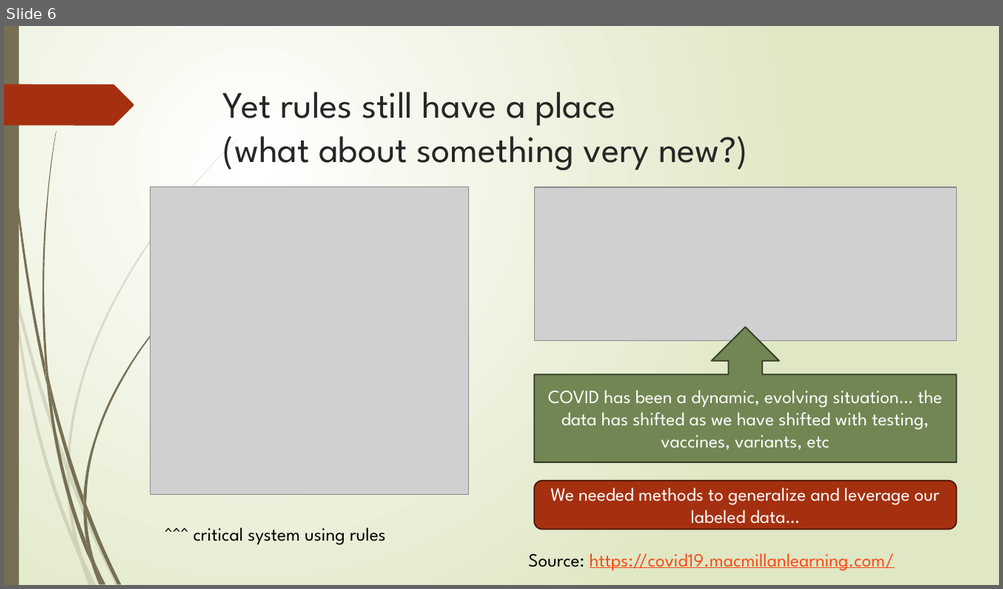
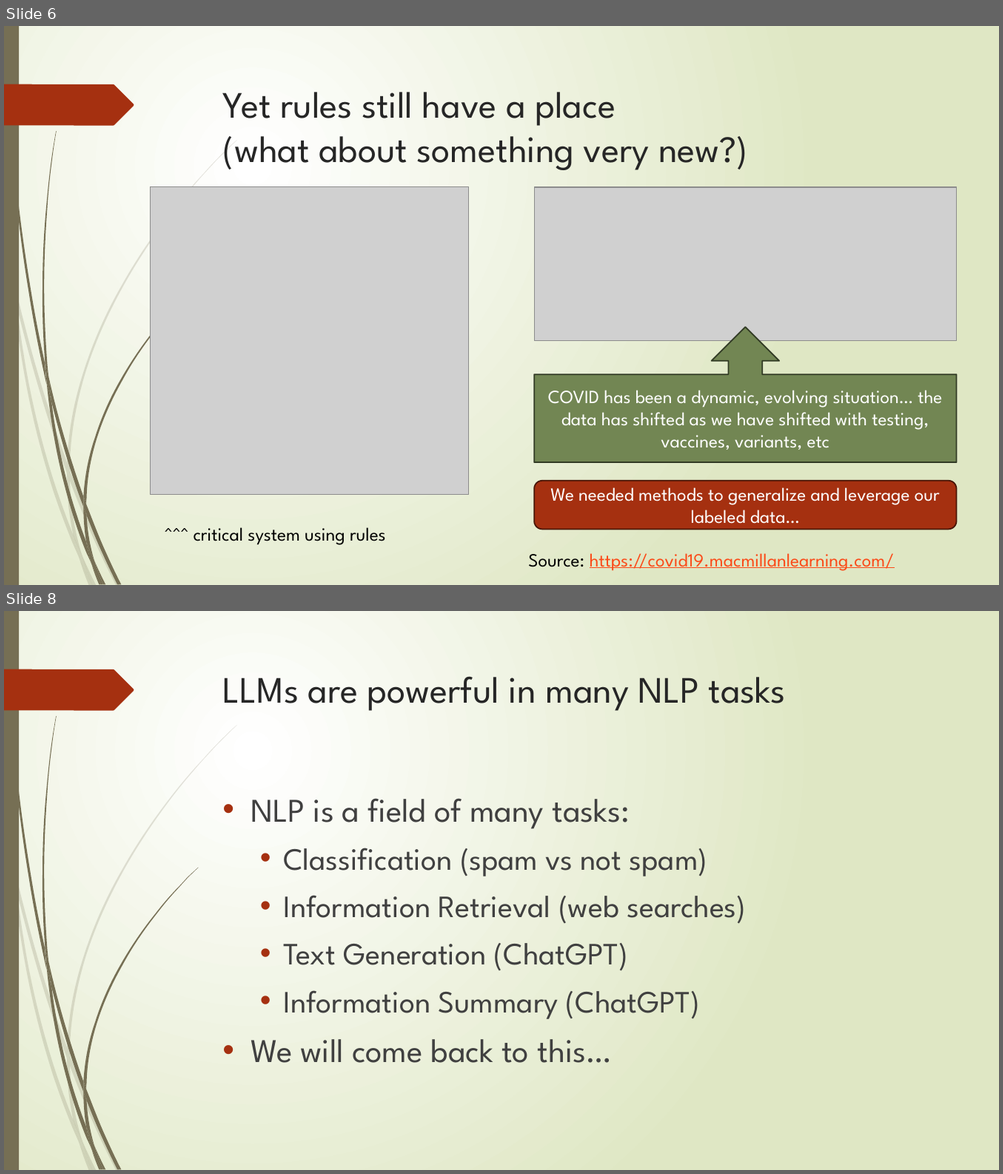
Before and after one commit to abchapman93/delphi-nlp-2024-dev, a slide deck: Slidedecks_ML/2024_Delphi_NLP_with_ML_Part_1.pptx. Shown one above the other, each under a label of ours: slide 6 before the commit, slides 6 and 8 after it; the slides between them are not shown. The pictures are 1003x589 and 1003x1174 pixels, drawn with LibreOffice and Linux fonts; fonts in the diff are those of the drawing; grey boxes stand for pictures. Boxes give left, top, right and bottom in pixels: in the first picture for what was removed or moved away, otherwise in the second. Text is boxed around its words. In the diff, an @@ line names an element or a change of style, - is before the commit and + after.

```diff
--- a/Slidedecks_ML/2024_Delphi_NLP_with_ML_Part_1.pptx
+++ b/Slidedecks_ML/2024_Delphi_NLP_with_ML_Part_1.pptx
@@ slide 8 added at (4, 611, 999, 1170), background gradient #FFFFFF to #DFE8C4; not listed: 24 template elements that a slide beside it also shows @@
@@ title added at (223, 676, 785, 711), 36 pt, text #262626 @@
+LLMs are powerful in many NLP tasks
@@ text added at (250, 798, 745, 1063), 30 pt, text #404040 @@
+• NLP is a field of many tasks:
+  • Classification (spam vs not spam)
+  • Information Retrieval (web searches)
+  • Text Generation (ChatGPT)
+  • Information Summary (ChatGPT)
+• We will come back to this…
```
Also in this commit, not shown: 1 slide changed, 13 other slides added.
